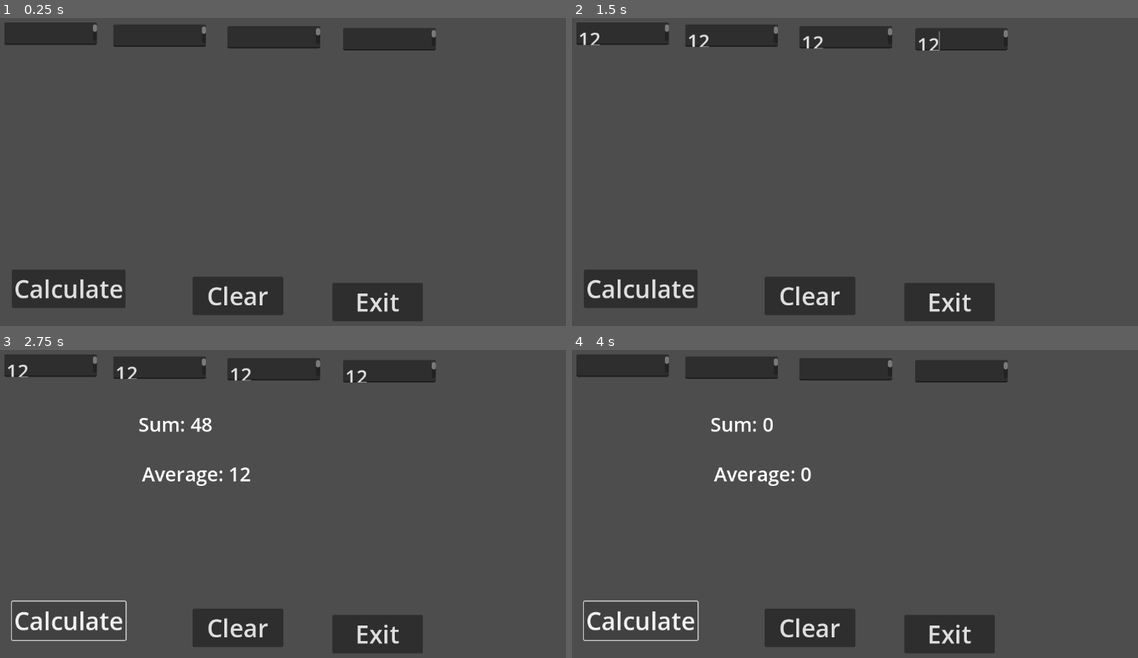
Above: before the commit, frames 1-4 (two rows, left to right).
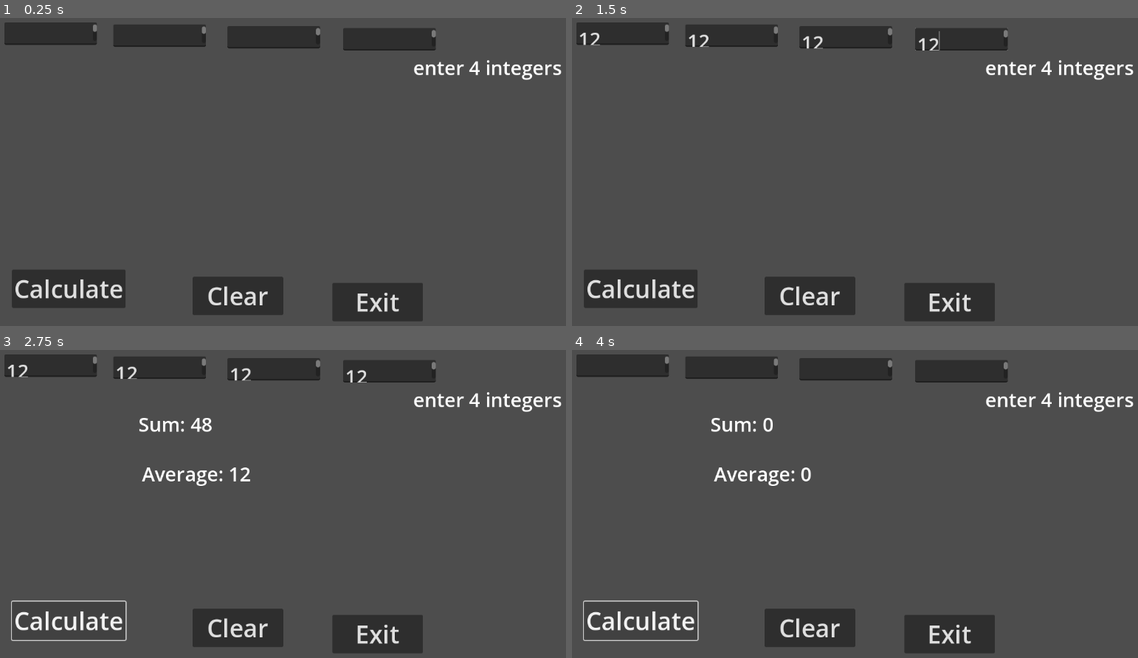
Above: after the commit, the same moments.

Repository: ghost640/game-design-1
Game: Godot game, scene res://54b.tscn
Same seed, same stepped clock (60 frames per second), same inputs: the game is played once before the commit and once after it. The project has no main scene, so this scene is started directly.
Inputs (mouse positions are in pixels of both pictures, inside the frame that each line leads up to):
- Up to frame 1 (0.25 s): no input
- Up to frame 2 (1.5 s): click (622, 33) at 0.52 s; type "12" at 0.6 s; click (730, 36) at 0.75 s; type "12" at 0.83 s; click (843, 36) at 0.98 s; type "12" at 1.07 s; click (962, 39) at 1.27 s; type "12" at 1.35 s
- Up to frame 3 (2.75 s): click "Calculate" at 2 s
- Up to frame 4 (4 s): click "Clear" at 2.75 s; click "Calculate" at 3.5 s

The runs differ from the first frame. In frame 1, 0.5% of the frame differs, in the area x 73-100%, y 13-21%; in frame 2, 0.5%; in frame 3, 0.5%; in frame 4, 0.5%.

Commit message:
update 6/9

Diff:
--- a/54b.tscn
+++ b/54b.tscn
@@ -7,6 +7,9 @@
 default_font_size = 38
 
 [sub_resource type="LabelSettings" id="LabelSettings_nn50c"]
+font_size = 38
+
+[sub_resource type="LabelSettings" id="LabelSettings_0ru55"]
 font_size = 38
 
 [node name="Prog54b" type="Control"]
@@ -93,6 +96,15 @@
 theme = ExtResource("1_cscpv")
 text = "Exit"
 
+[node name="Label" type="Label" parent="."]
+layout_mode = 0
+offset_left = 842.0
+offset_top = 111.0
+offset_right = 1132.0
+offset_bottom = 170.0
+text = "enter 4 integers"
+label_settings = SubResource("LabelSettings_0ru55")
+
 [connection signal="pressed" from="btnCalc" to="." method="_on_btn_calc_pressed"]
 [connection signal="pressed" from="btnClear" to="." method="_on_btn_clear_pressed"]
 [connection signal="pressed" from="btnExit" to="." method="_on_btn_exit_pressed"]
--- /dev/null
+++ b/prog_54c.gd
@@ -0,0 +1,22 @@
+extends Control
+
+
+
+
+func _on_btn_calc_pressed() -> void:
+	var radius = float($txtRadius.text)
+	var pie = float(3.14159)
+	var area =  float(radius * radius * pie)
+	var circum =  float(2 * pie * radius)
+	$lblArea.text = "ARea: " + str(area)
+	$lblCircum.text = "circumference: " + str(circum)
+
+
+func _on_btn_clear_pressed() -> void:
+	$txtRadius.text = ""
+	$lblArea.text = ""
+	$lblCircum.text = ""
+
+
+func _on_btn_exit_pressed() -> void:
+	get_tree().quit()
--- /dev/null
+++ b/prog_54c.tscn
@@ -0,0 +1,86 @@
+[gd_scene load_steps=5 format=3 uid="uid://fitf8i3intxt"]
+
+[ext_resource type="Theme" uid="uid://b16mm2uf5waty" path="res://Big_Font.tres" id="1_ain2g"]
+[ext_resource type="Script" path="res://prog_54c.gd" id="1_pupoo"]
+
+[sub_resource type="Theme" id="Theme_ntklm"]
+default_font_size = 38
+
+[sub_resource type="LabelSettings" id="LabelSettings_pj4d7"]
+font_size = 38
+
+[node name="prog_54c" type="Control"]
+layout_mode = 3
+anchors_preset = 15
+anchor_right = 1.0
+anchor_bottom = 1.0
+offset_left = 16.0
+offset_top = -1.0
+offset_right = 16.0
+offset_bottom = -1.0
+grow_horizontal = 2
+grow_vertical = 2
+script = ExtResource("1_pupoo")
+
+[node name="txtRadius" type="TextEdit" parent="."]
+layout_mode = 0
+offset_left = 294.0
+offset_top = 11.0
+offset_right = 616.0
+offset_bottom = 93.0
+theme = SubResource("Theme_ntklm")
+
+[node name="lblArea" type="Label" parent="."]
+layout_mode = 0
+offset_left = 43.0
+offset_top = 148.0
+offset_right = 288.0
+offset_bottom = 221.0
+label_settings = SubResource("LabelSettings_pj4d7")
+horizontal_alignment = 2
+
+[node name="lblCircum" type="Label" parent="."]
+offset_left = 48.0
+offset_top = 234.0
+offset_right = 293.0
+offset_bottom = 307.0
+label_settings = SubResource("LabelSettings_pj4d7")
+horizontal_alignment = 2
+
+[node name="btnCalc" type="Button" parent="."]
+layout_mode = 0
+offset_left = 41.0
+offset_top = 510.0
+offset_right = 220.0
+offset_bottom = 622.0
+theme = ExtResource("1_ain2g")
+text = "Calc"
+
+[node name="btnClear" type="Button" parent="."]
+offset_left = 239.0
+offset_top = 515.0
+offset_right = 418.0
+offset_bottom = 627.0
+theme = ExtResource("1_ain2g")
+text = "Clear"
+
+[node name="btnExit" type="Button" parent="."]
+offset_left = 449.0
+offset_top = 514.0
+offset_right = 628.0
+offset_bottom = 626.0
+theme = ExtResource("1_ain2g")
+text = "Exit"
+
+[node name="Label3" type="Label" parent="."]
+offset_left = 37.0
+offset_top = 9.0
+offset_right = 282.0
+offset_bottom = 82.0
+text = "Radius:"
+label_settings = SubResource("LabelSettings_pj4d7")
+horizontal_alignment = 2
+
+[connection signal="pressed" from="btnCalc" to="." method="_on_btn_calc_pressed"]
+[connection signal="pressed" from="btnClear" to="." method="_on_btn_clear_pressed"]
+[connection signal="pressed" from="btnExit" to="." method="_on_btn_exit_pressed"]
Not shown: 1 places in 54b.tscn that only renumber resources
